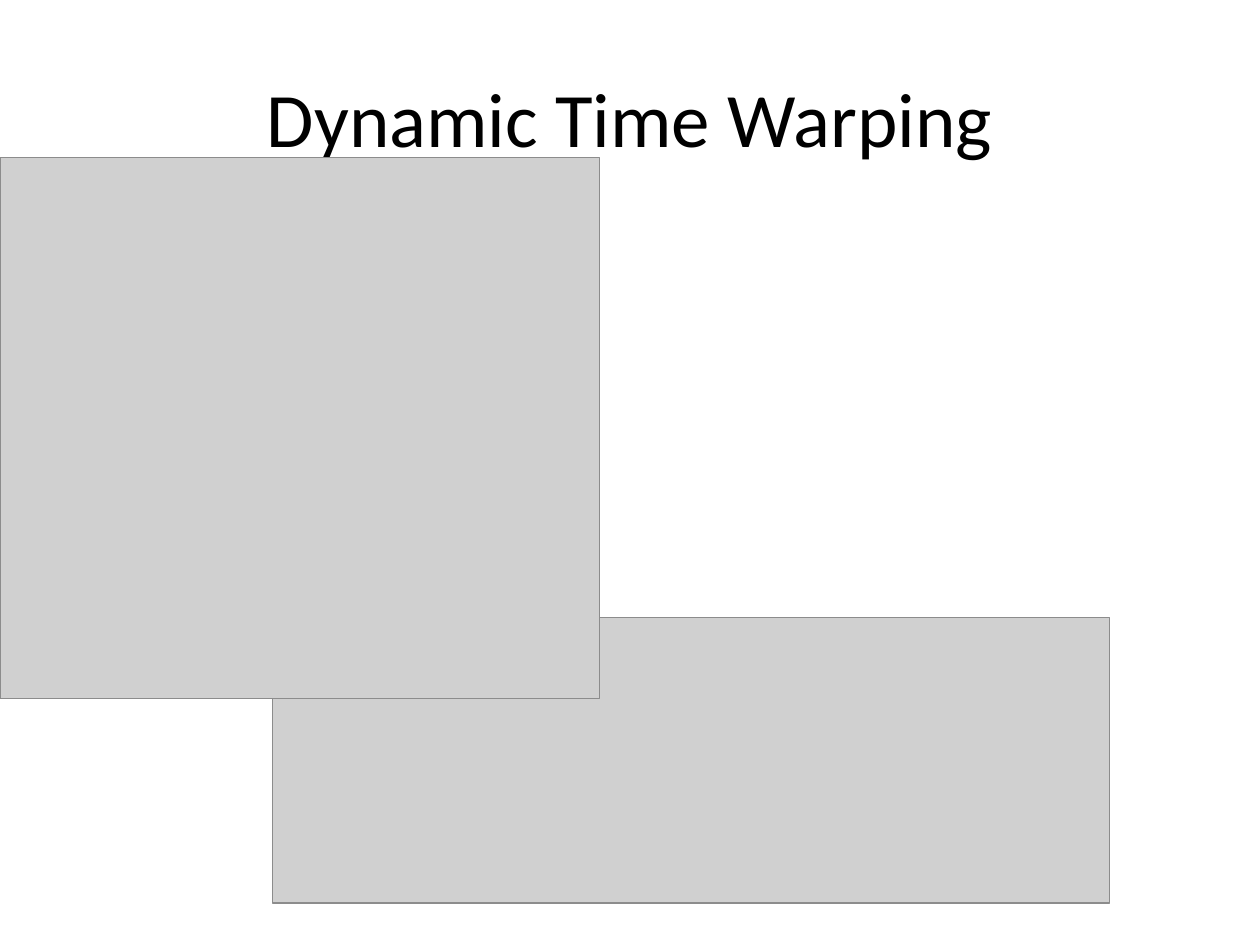
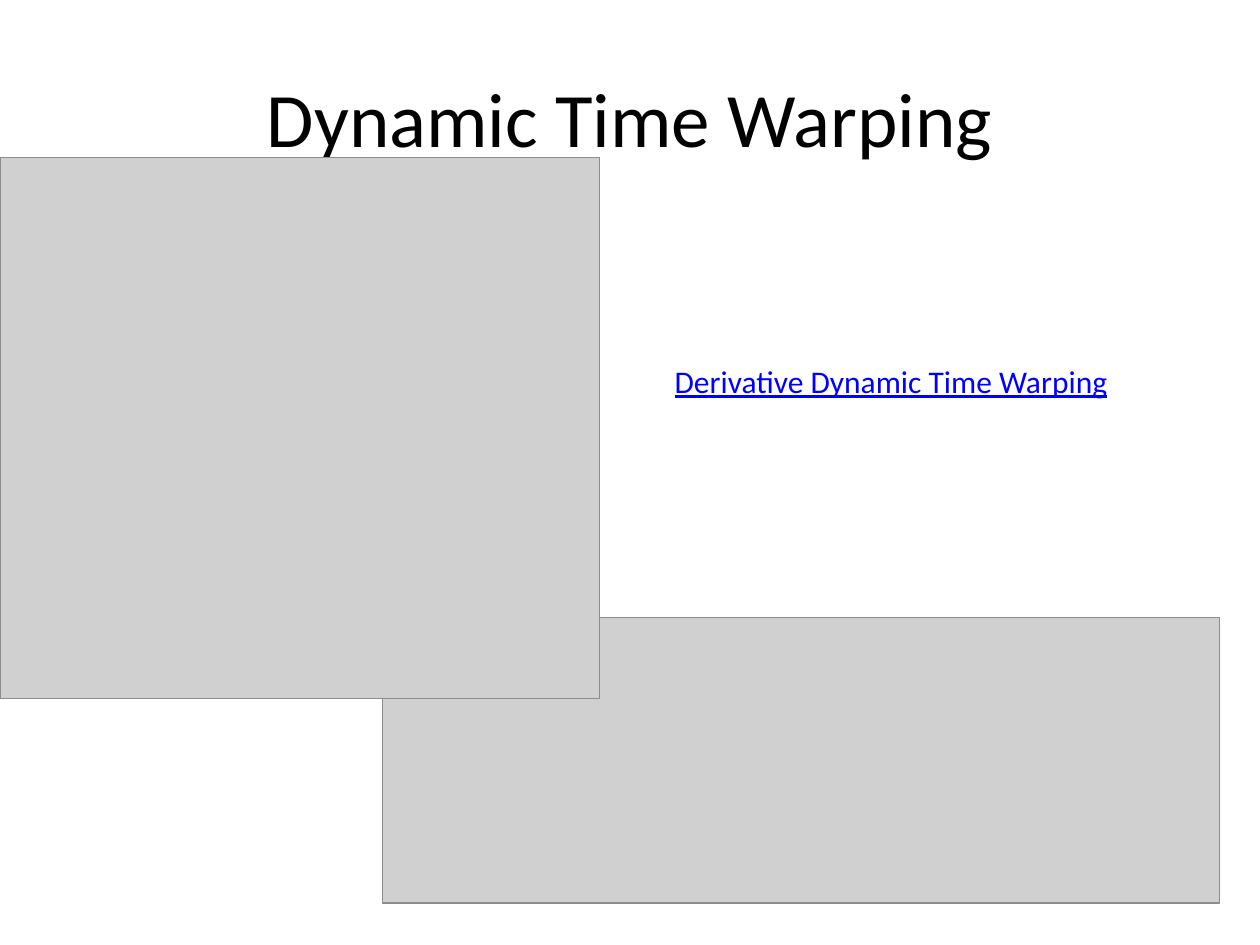
Before and after one commit to ml-mipt/ml-mipt-part2, a slide deck: slide 25 of 2016/seminars/sem09_retail_tsf_ml/seminar_10_v2.pptx. Drawn at 1260x945 pixels with LibreOffice and Linux fonts; fonts in the diff are those of the drawing; grey boxes stand for pictures. Boxes give left, top, right and bottom in pixels: in the first picture for what was removed or moved away, otherwise in the second. Text is boxed around its words. In the diff, an @@ line names an element or a change of style, - is before the commit and + after.

```diff
--- a/2016/seminars/sem09_retail_tsf_ml/seminar_10_v2.pptx
+++ b/2016/seminars/sem09_retail_tsf_ml/seminar_10_v2.pptx
@@ text added at box(675, 371, 1107, 399), 18 pt, text #0000FF, underline @@
+Derivative Dynamic Time Warping
@@ picture: place and size @@
-picture at box(272, 617, 1109, 902)
+picture at box(383, 617, 1220, 902)
```
Also in this commit, not shown: 6 other slides changed, 1 other file.
